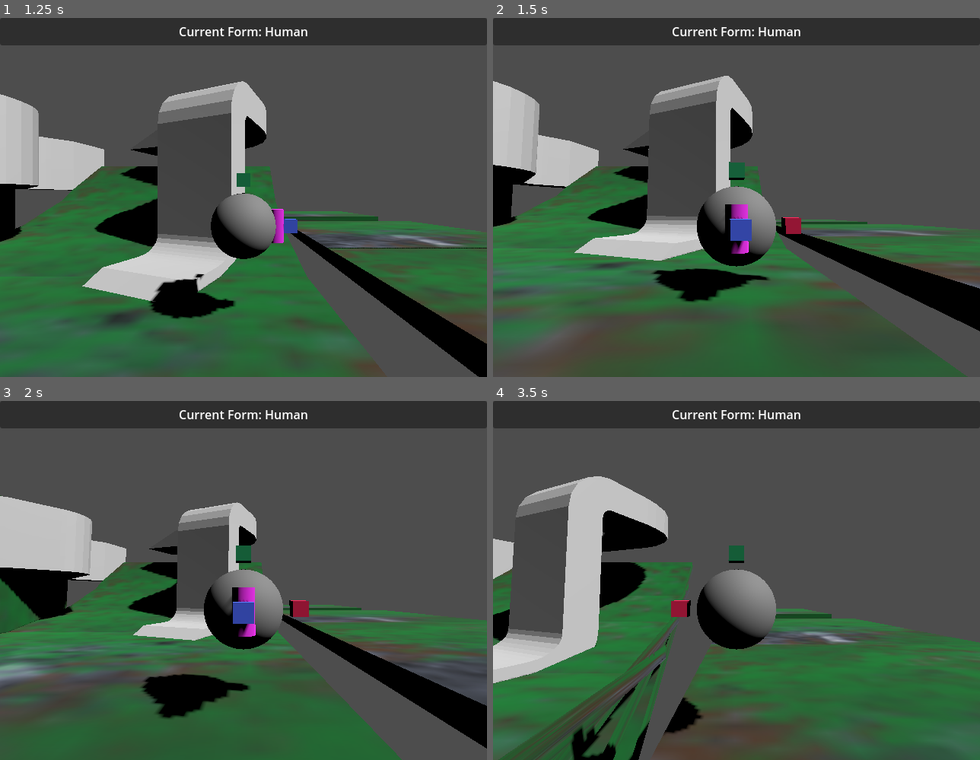
Above: before the commit, frames 1-4 (two rows, left to right).
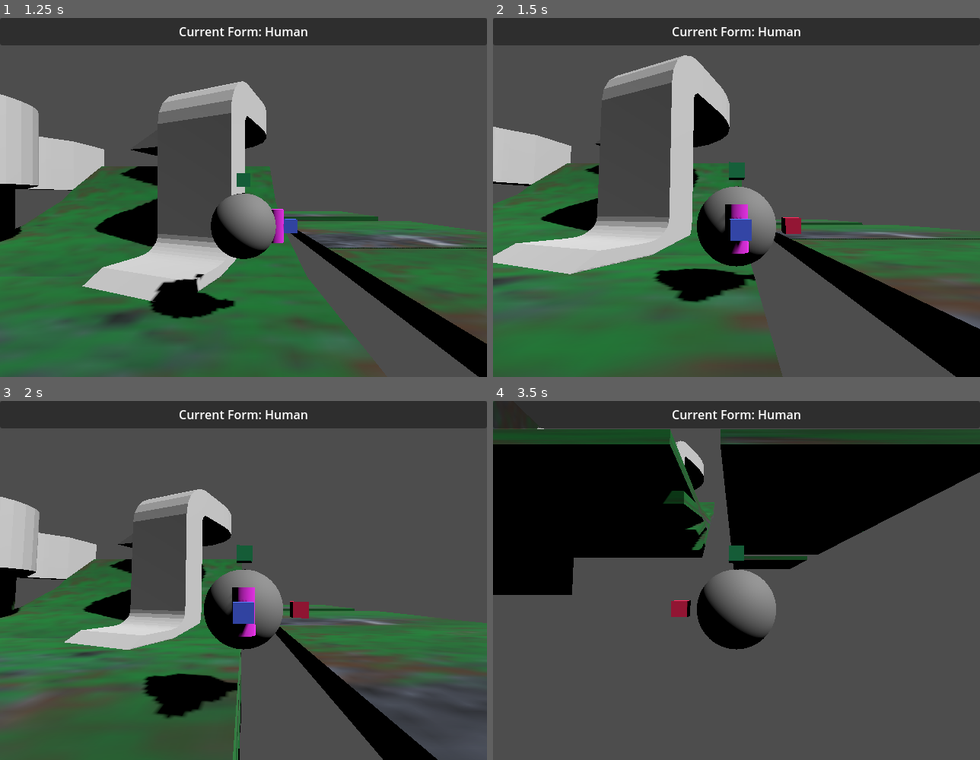
Above: after the commit, the same moments.

Repository: LettucePie/druid
Game: Godot game, scene res://playscenes/play_0.tscn
Two runs of this game, one before a commit and one after it. Both use one fixed random seed, a clock stepped at 60 frames per second and the inputs below.
Inputs:
- Up to frame 1 (1.25 s): tap Enter (ui_accept) at 0.5 s; hold D (move_right) from 0.53 s (still down); tap Space (jump) at 0.6, 0.77, 1.07 s
- Up to frame 2 (1.5 s): release D (move_right) at 1.28 s; hold S (move_down) from 1.28 s (still down); tap K (cam_down) at 1.35 s
- Up to frame 3 (2 s): keep holding S (move_down); tap Space (jump) at 1.52, 1.55, 1.82 s
- Up to frame 4 (3.5 s): release S (move_down) at 2.03 s; hold D (move_right) 2.03-2.78 s; tap J (cam_left) at 2.1 s; tap Space (jump) at 2.3, 3.02, 3.05, 3.32 s; hold W (move_up) from 2.78 s (still down); tap L (cam_right) at 2.85 s

Frame 1 is identical in both runs. In frame 2, 33% of the frame differs, in the area x 0-100%, y 10-100%; in frame 3, 27%; in frame 4, 63%, in the area x 0-100%, y 0-100%.

Commit message:
failed attempt at implementing advanced jump float control

Diff:
--- a/core/player.gd
+++ b/core/player.gd
@@ -19,8 +19,9 @@
 
 
 ## Movement Variables
-var form_speed = 5.0
-var form_jump = 4.5
+var form_speed : float = 5.0
+var form_jump : float = 4.5
+var form_air_control : float = 0.15
 const MAG_PULL = 6.5
 const MAG_ANGLE = 0.85
 var floor_angle : float
@@ -29,6 +30,8 @@
 @onready var edge_ray : RayCast3D = $swivel_ring/edge_ray
 var gravity = ProjectSettings.get_setting("physics/3d/default_gravity")
 var climb_angle : float = 0.3
+var jump_velocity : Vector3 = Vector3.ZERO
+var jump_velocity_mag : float = 0.0
 
 
 ## Druid Variables
@@ -64,6 +67,7 @@
 		floor_max_angle = climb_angle
 		form_speed = 5.0
 		form_jump = 4.5
+		form_air_control = 0.5
 		update_up(Vector3.UP)
 	if form == Form.SPIDER:
 		motion_mode = 0
@@ -71,6 +75,7 @@
 		floor_max_angle = climb_angle
 		form_speed = 4.0
 		form_jump = 4.0
+		form_air_control = 0.9
 	if form == Form.RAT:
 		pass
 	if form == Form.WOLF:
@@ -79,6 +84,7 @@
 		floor_max_angle = climb_angle
 		form_speed = 7.0
 		form_jump = 5.0
+		form_air_control = 0.1
 		update_up(Vector3.UP)
 
 
@@ -137,7 +143,6 @@
 	previous_normal = get_up_direction()
 	set_up_direction(up)
 	$magnet_ray.target_position = up * -1.0
-	print("Update Up Direction ", get_up_direction())
 
 
 func turn_swivel_ring(target : Vector3):
@@ -148,6 +153,10 @@
 	var mesh_t3 : Transform3D = $MeshInstance3D.transform
 	var swiv_t3 : Transform3D = $swivel_ring.transform
 	$MeshInstance3D.transform = mesh_t3.interpolate_with(swiv_t3, 0.25)
+
+
+func player_landed():
+	jump_velocity = Vector3.ZERO
 
 
 func movement_process(delta : float):
@@ -204,6 +213,8 @@
 	var accelerated_dir : Vector3 = direction * form_speed
 	if is_on_floor():
 		velocity = accelerated_dir
+		if jump_velocity != Vector3.ZERO:
+			player_landed()
 	else:
 		## Check if the Magnet Ray is colliding, if so pull the player to it
 		## by subtracting blended_normal from the velocity.
@@ -214,9 +225,26 @@
 		else:
 			if blended_normal != Vector3.UP:
 				update_up(Vector3.UP)
-			velocity.x = accelerated_dir.x
+			## Apply Gravity
 			velocity.y -= gravity * delta
-			velocity.z = accelerated_dir.z
+
+			## Shift Jump Velocity by input. Multiply it by percent of \
+			## Air Control.
+			jump_velocity.x = clamp(
+				jump_velocity.x + direction.x \
+					* (form_air_control * form_speed) * delta,
+				jump_velocity_mag * -1.0,
+				jump_velocity_mag)
+			jump_velocity.z = clamp(
+				jump_velocity.z + direction.z \
+					* (form_air_control * form_speed) * delta,
+				jump_velocity_mag * -1.0,
+				jump_velocity_mag)
+			print("jump vel : ", jump_velocity)
+
+			## Apply (possibly) modified jump velocity
+			velocity.x = jump_velocity.x
+			velocity.z = jump_velocity.z
 
 	## For Testing Purposes.
 	## Resets player to Center if they "fall out"
@@ -228,6 +256,18 @@
 ###
 ### Action Input Block
 ###
+func action_cooldowns():
+	if magnet_cooldown > 0:
+		magnet_cooldown -= 1
+
+
+func set_jump_velocity():
+	jump_velocity = velocity
+	jump_velocity_mag = Vector2(
+		jump_velocity.x,
+		jump_velocity.z).limit_length(form_speed).length()
+
+
 func action_process(delta):
 	## Process Action Cooldowns before... I guess?
 	## I'm not sure.
@@ -239,12 +279,15 @@
 	if Input.is_action_just_pressed("jump"):
 		if current_form == Form.HUMAN and is_on_floor():
 			velocity.y = form_jump
-		if current_form == Form.SPIDER:
+			set_jump_velocity()
+		if current_form == Form.SPIDER \
+		and (is_on_floor() or is_on_ceiling() or is_on_wall()):
 			if floor_angle >= MAG_ANGLE:
 				magnet_cooldown = 30
 				velocity = get_up_direction() * 5
 			else:
 				velocity.y = form_jump
+			set_jump_velocity()
 	if Input.is_action_just_pressed("form_switcher"):
 		if current_form == Form.HUMAN:
 			set_form_to(Form.SPIDER)
@@ -254,12 +297,6 @@
 			set_form_to(Form.HUMAN)
 
 
-
-func action_cooldowns():
-	if magnet_cooldown > 0:
-		magnet_cooldown -= 1
-
-
 func _physics_process(delta):
 	cam_process(delta)
 	movement_process(delta)
